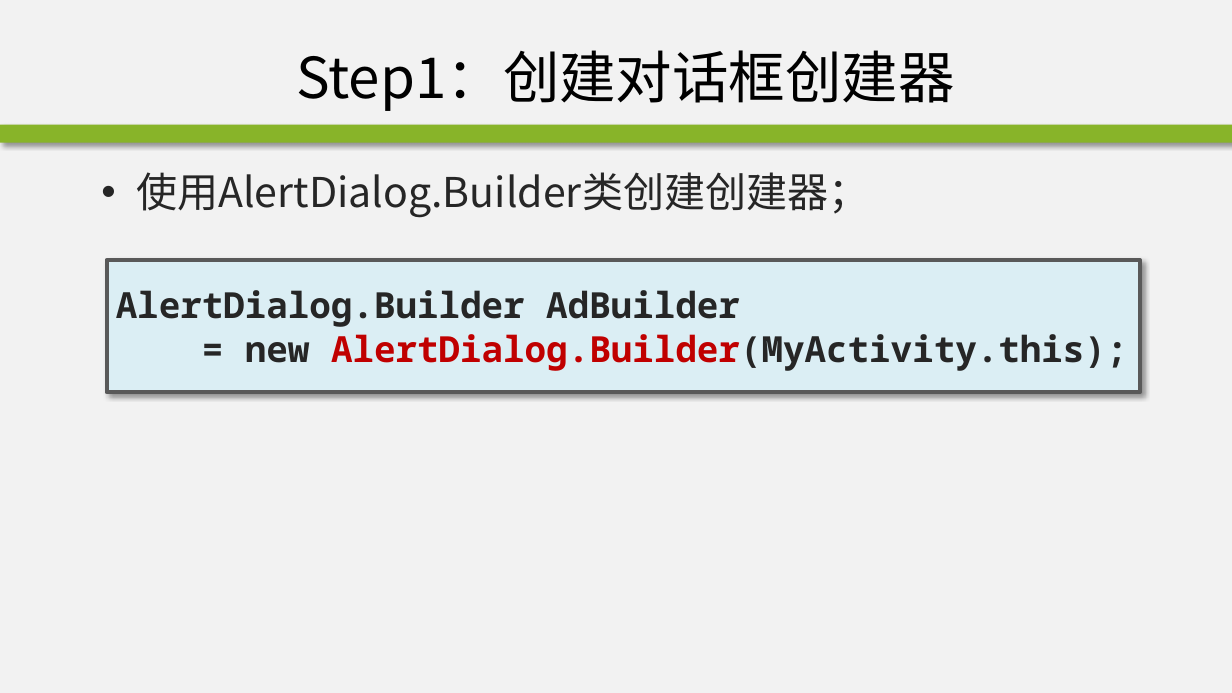
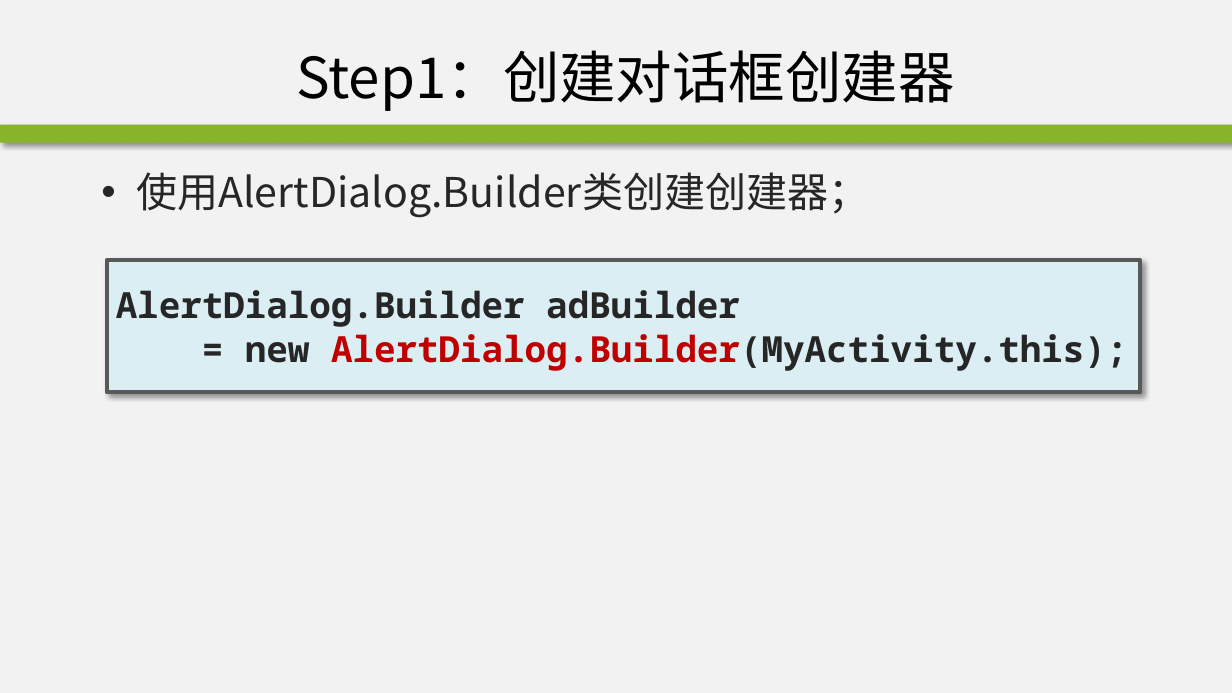
Before and after one commit to edu2act/course-android, a slide deck: slide 11 of materials/slides/ch02-4.pptx. Drawn at 1232x693 pixels with LibreOffice and Linux fonts; fonts in the diff are those of the drawing; background and template pictures are left out. Boxes give left, top, right and bottom in pixels: in the first picture for what was removed or moved away, otherwise in the second. Text is boxed around its words. In the diff, an @@ line names an element or a change of style, - is before the commit and + after.

```diff
--- a/materials/slides/ch02-4.pptx
+++ b/materials/slides/ch02-4.pptx
@@ text in rectangle at bbox=[116, 290, 740, 327]: text changed @@
-AlertDialog.Builder AdBuilder
+AlertDialog.Builder adBuilder
```
Also in this commit, not shown: 17 other slides changed, 1 slide added, 1 other file.
